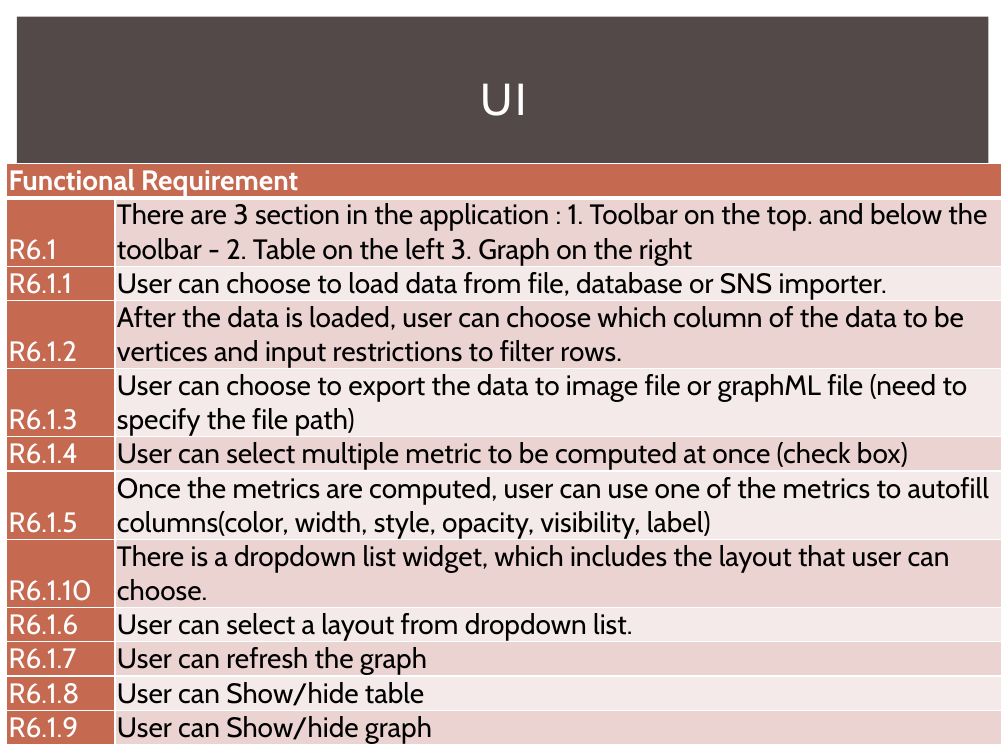
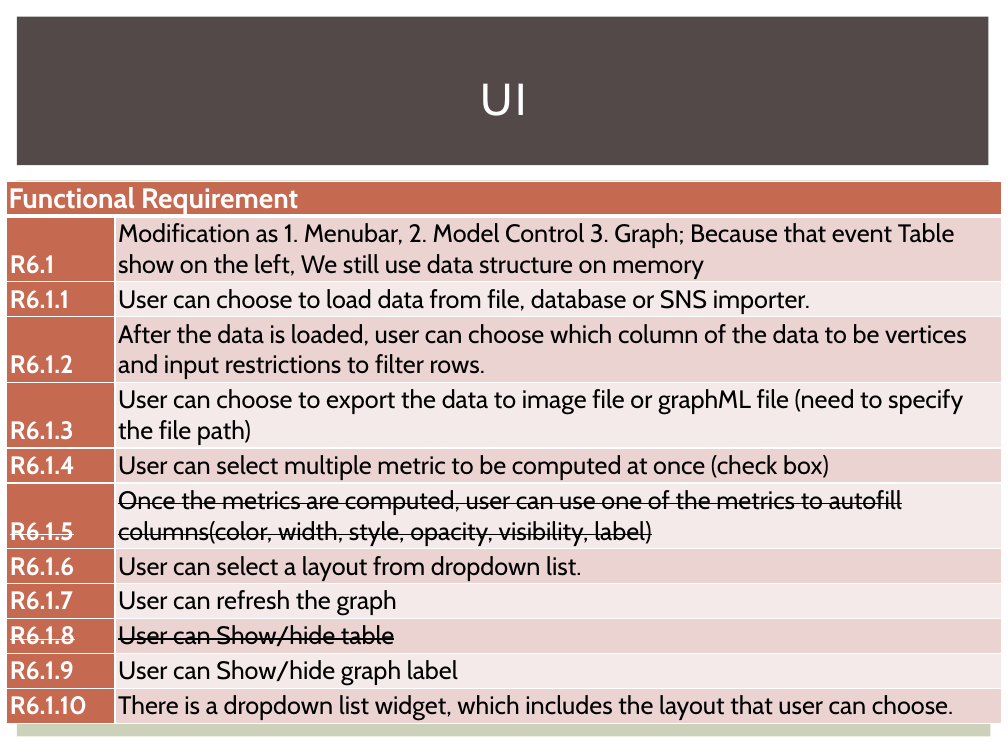
Before and after one commit to 2014-sed-team3/term-project, a slide deck: slide 12 of project/report/report.pptx (slide 8 before the commit). Drawn at 1008x756 pixels with LibreOffice and Linux fonts; fonts in the diff are those of the drawing. Boxes give left, top, right and bottom in pixels: in the first picture for what was removed or moved away, otherwise in the second. Text is boxed around its words. In the diff, an @@ line names an element or a change of style, - is before the commit and + after.

```diff
--- a/project/report/report.pptx
+++ b/project/report/report.pptx
@@ table at [7, 181, 1002, 724] @@
-row 2, column 2: There are 3 section in the application : 1. Toolbar on the top. and below the toolbar - 2. Table on the left 3. Graph on the right
+row 2, column 2: Modification as 1. Menubar, 2. Model Control 3. Graph; Because that event Table show on the left, We still use data structure on memory
-row 8: R6.1.10 | There is a dropdown list widget, which includes the layout that user can choose.
-row 12: R6.1.9 | User can Show/hide graph
+row 11: R6.1.9 | User can Show/hide graph label
+row 12: R6.1.10 | There is a dropdown list widget, which includes the layout that user can choose.
@@ size 20 to 18 pt in "R6.1", "R6.1.1", "User can choose to load data from ...", "R6.1.2" and 7 more places @@
@@ bold on in "R6.1", "R6.1.1", "R6.1.2", "R6.1.3" and 2 more places @@
@@ strikethrough on in "R6.1.5", "Once the metrics are computed, user can ..." @@
@@ table: place and size @@
-table at [7, 163, 1002, 747]
+table at [7, 181, 1002, 724]
```
Also in this commit, not shown: 11 other slides changed, 10 slides added, 2 other files.
